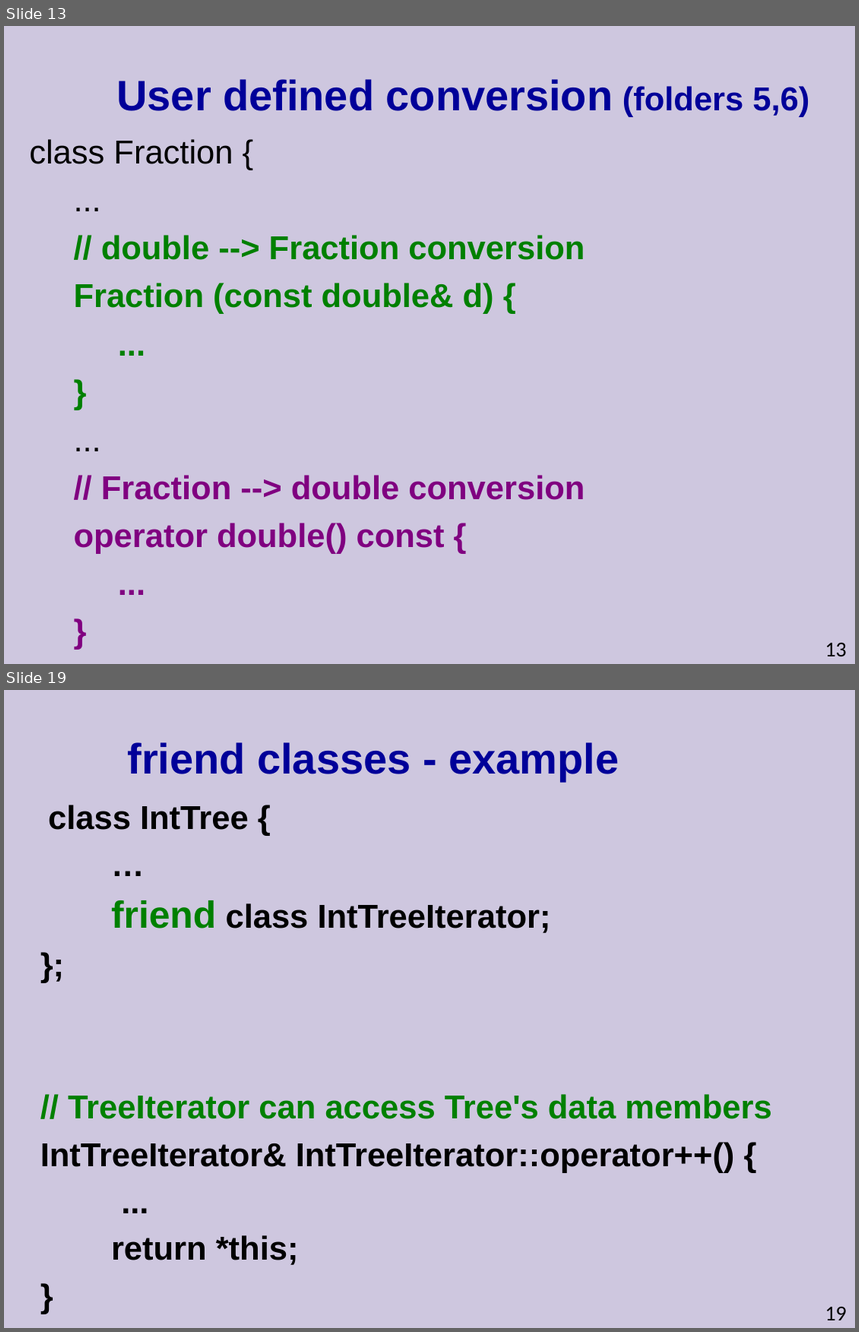
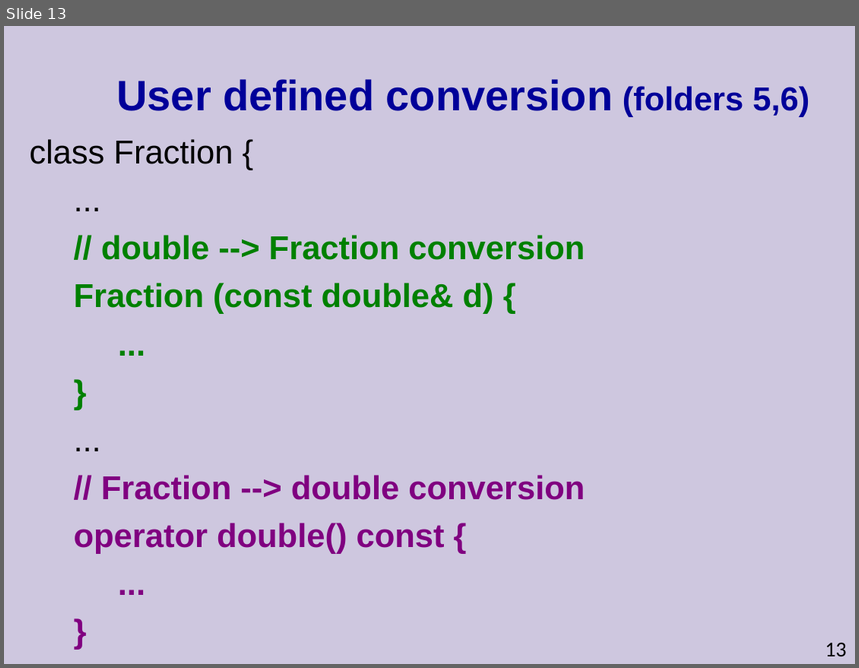
Before and after one commit to cpp-at-ariel/cpp-5779, a slide deck: week05-copy-friend/slides.odp. Shown one above the other, each under a label of ours: slides 13 and 19 before the commit, slide 13 after it; the slides between them are not shown. The pictures are 859x1332 and 859x668 pixels, drawn with LibreOffice and Linux fonts; fonts in the diff are those of the drawing. Boxes give left, top, right and bottom in pixels: in the first picture for what was removed or moved away, otherwise in the second. Text is boxed around its words. In the diff, an @@ line names an element or a change of style, - is before the commit and + after.

```diff
--- a/week05-copy-friend/slides.odp
+++ b/week05-copy-friend/slides.odp
@@ slide 19 removed at (4, 690, 855, 1328), background #CEC7DF @@
@@ title removed at (127, 742, 619, 781) @@
-friend classes - example
@@ text removed at (40, 805, 772, 1265) @@
-class IntTree {
-…
-friend class IntTreeIterator;
-};
-// TreeIterator can access Tree's data members
-IntTreeIterator& IntTreeIterator::operator++() {
-...
-return *this;
-}
@@ page number removed at (826, 1307, 847, 1321) @@
-19
```
Also in this commit, not shown: 1 slide changed, 5 other slides removed, 20 other files.
